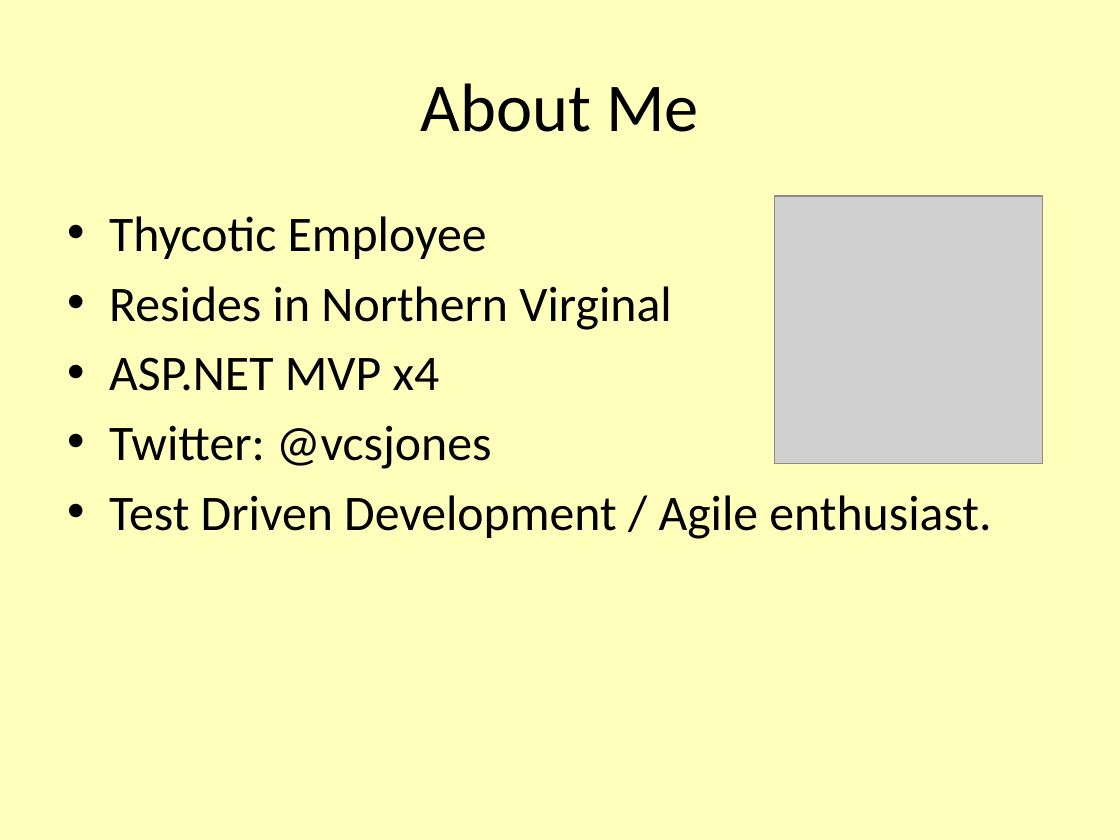
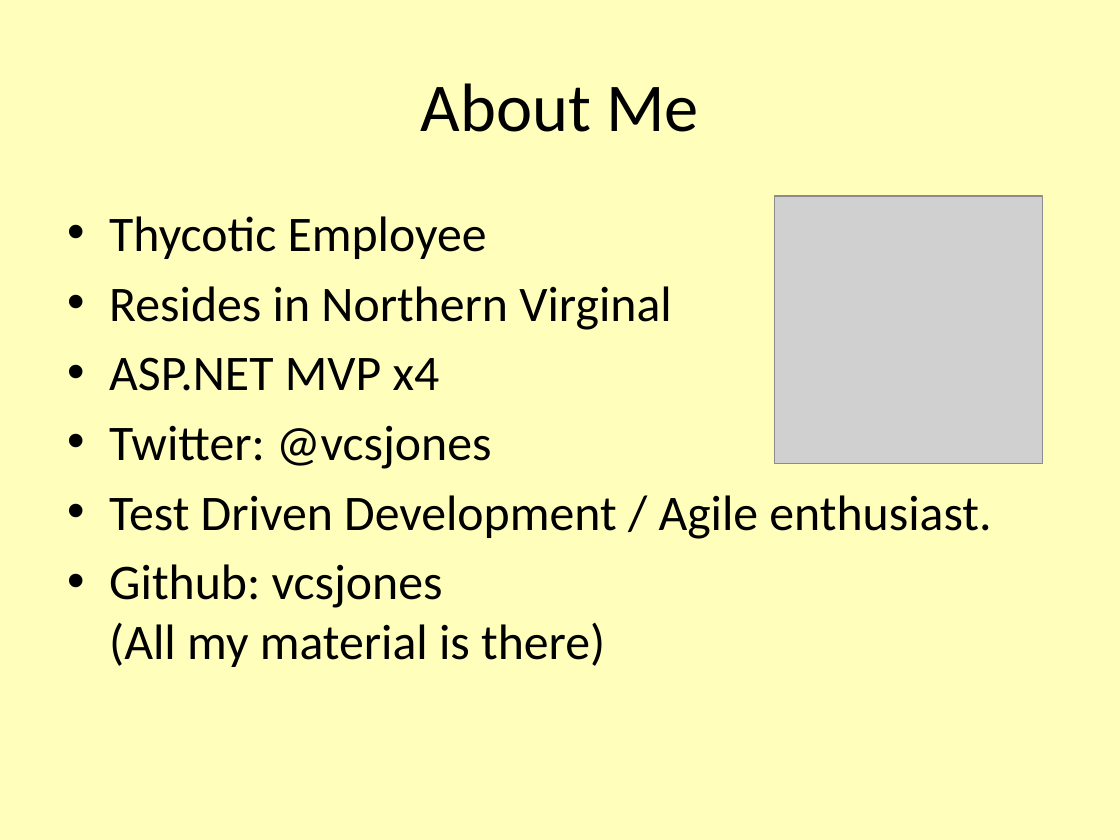
Before and after one commit to vcsjones/Presentations, a slide deck: slide 2 of RCC.2010.2/F.pptx. Drawn at 1120x840 pixels with LibreOffice and Linux fonts; fonts in the diff are those of the drawing; grey boxes stand for pictures. Boxes give left, top, right and bottom in pixels: in the first picture for what was removed or moved away, otherwise in the second. Text is boxed around its words. In the diff, an @@ line names an element or a change of style, - is before the commit and + after.

```diff
--- a/RCC.2010.2/F.pptx
+++ b/RCC.2010.2/F.pptx
@@ text at (x1=109, y1=564, x2=605, y2=667): paragraph added @@
+• Github: vcsjones
+  (All my material is there)
```
Also in this commit, not shown: 3 other slides changed, 1 slide removed.
